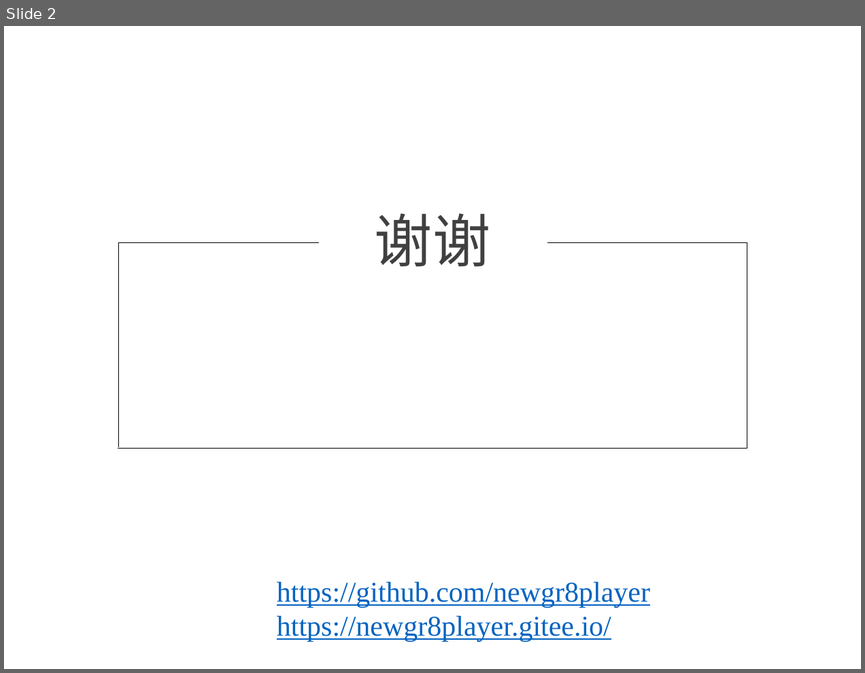
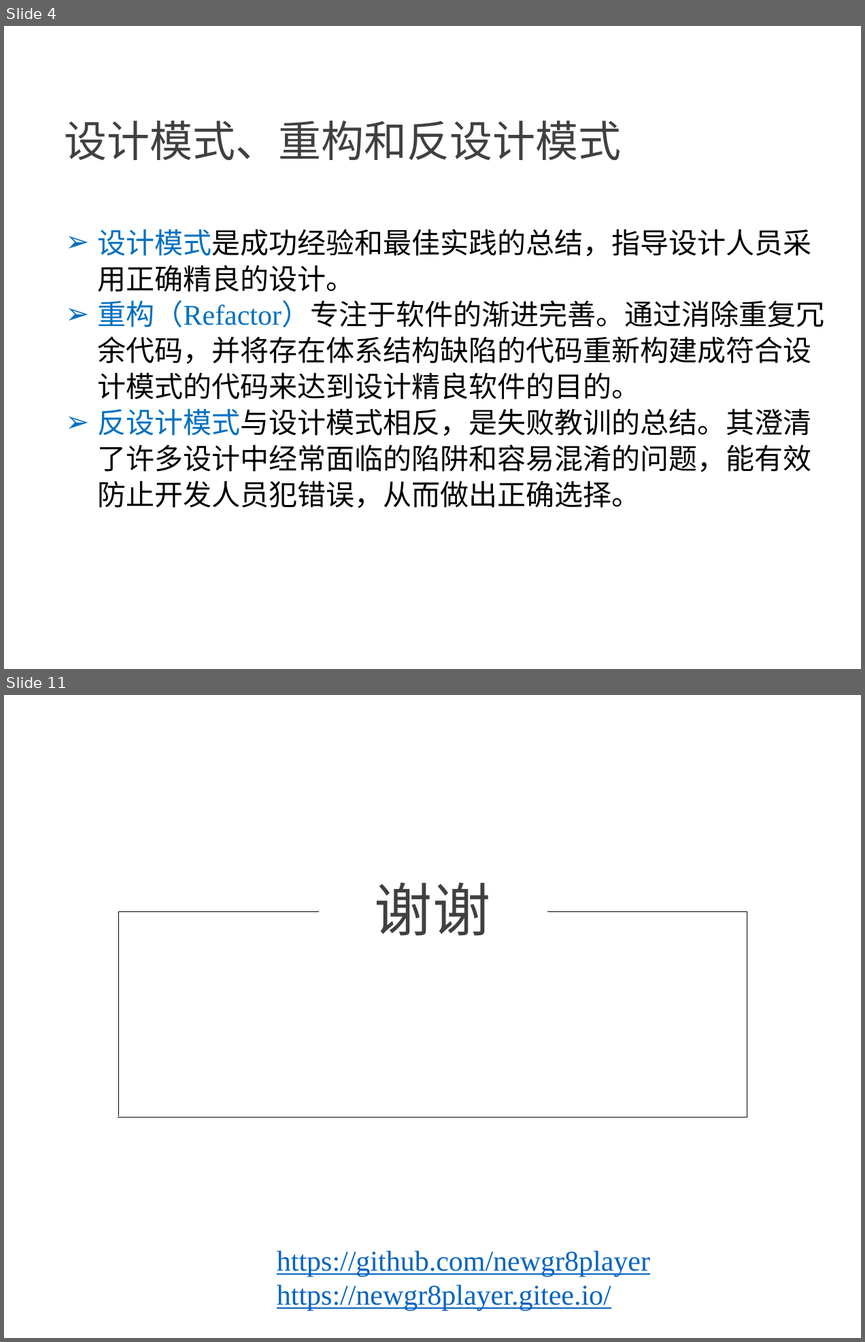
Before and after one commit to NewGr8Player/My-PPT, a slide deck: Design pattern/23种设计模式详解.pptx. Shown one above the other, each under a label of ours: slide 2 before the commit, slides 4 and 11 after it; the slides between them are not shown. The pictures are 865x673 and 865x1342 pixels, drawn with LibreOffice and Linux fonts; fonts in the diff are those of the drawing. Boxes give left, top, right and bottom in pixels: in the first picture for what was removed or moved away, otherwise in the second. Text is boxed around its words. In the diff, an @@ line names an element or a change of style, - is before the commit and + after.

```diff
--- a/Design pattern/23种设计模式详解.pptx
+++ b/Design pattern/23种设计模式详解.pptx
@@ slide 4 added at (4,26,861,669), background #FFFFFF @@
@@ text added at (64,121,621,160), 36 pt, text #404040 @@
+设计模式、重构和反设计模式
@@ text added at (98,229,825,508), 24 pt, text #000000 @@
+➢ 设计模式是成功经验和最佳实践的总结，指导设计人员采用正确精良的设计。
+➢ 重构（Refactor）专注于软件的渐进完善。通过消除重复冗余代码，并将存在体系结构缺陷的代码重新构建成符合设计模式的代码来达到设计精良软件的目的。
+➢ 反设计模式与设计模式相反，是失败教训的总结。其澄清了许多设计中经常面临的陷阱和容易混淆的问题，能有效防止开发人员犯错误，从而做出正确选择。
@@ what was slide 2 is now slide 11 @@
```
Also in this commit, not shown: 1 slide changed, 8 other slides added, 1 other file.
